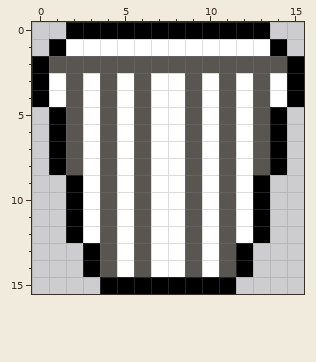
One commit to this pixel-art file: Development Limbo/Assets/Art/MenuAndUi/trash_can.aseprite. The picture above was drawn from the file before the commit.
16x16 pixels, 1 frame. Colours within 5 levels of each other are drawn and written as one.
After:
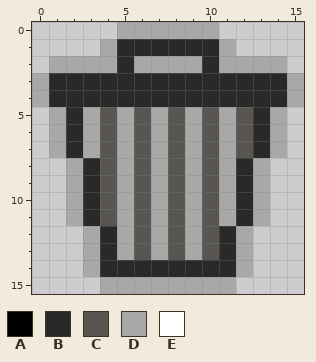
Palette (. is transparent): A #000000  B #292929  C #595652  D #a8a8a8  E #ffffff
From old to new:
@@ x 0..15 @@
- 0 ..AAAAAAAAAAAA..
- 1 .AEEEEEEEEEEEEA.
- 2 ACCCCCCCCCCCCCCA
- 3 AECECECEECECECEA
- 4 AECECECEECECECEA
- 5 .ACECECEECECECA.
- 6 .ACECECEECECECA.
- 7 .ACECECEECECECA.
- 8 .ACECECEECECECA.
- 9 ..AECECEECECEA..
-10 ..AECECEECECEA..
-11 ..AECECEECECEA..
-12 ..AECECEECECEA..
-13 ...ACECEECECA...
-14 ...ACECEECECA...
-15 ....AAAAAAAA....
+ 0 .....DDDDDD.....
+ 1 ....DBBBBBBD....
+ 2 .DDDDBDDDDBDDDD.
+ 3 DBBBBBBBBBBBBBBD
+ 4 DBBBBBBBBBBBBBBD
+ 5 .DBDCDCDCDCDCBD.
+ 6 .DBDCDCDCDCDCBD.
+ 7 .DBDCDCDCDCDCBD.
+ 8 ..DBCDCDCDCDBD..
+ 9 ..DBCDCDCDCDBD..
+10 ..DBCDCDCDCDBD..
+11 ..DBCDCDCDCDBD..
+12 ...DBDCDCDCBD...
+13 ...DBDCDCDCBD...
+14 ...DBBBBBBBBD...
+15 ....DDDDDDDD....
